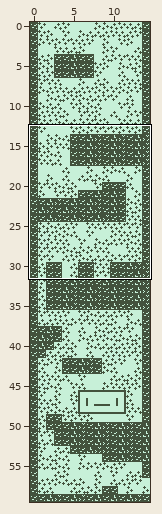
Tiled map: maps/map_test.tmx. Above, an overview of the earlier version with the close-up marked.
Close-up. Old version:
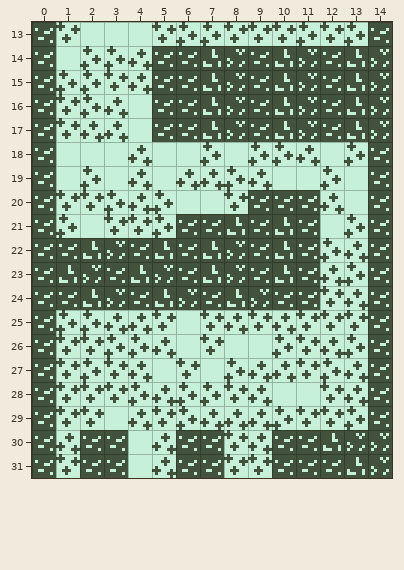
Cells are 8x8 px. Shown: x 0..14, y 13..31. The commit also changed other parts of the map, which this record leaves out.
New version:
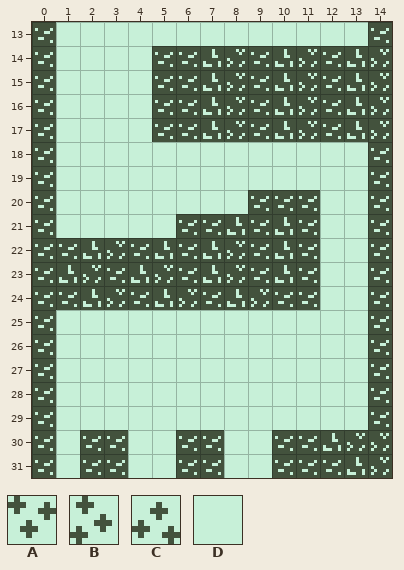
Key: from "sprite_sheet": A 45, B 46, C 47, D 51.
_ is an empty cell.
Changes in this commit:
Layer "Layer 1":
Tile D replaces tile A in row 13 at x 1, 5, 8 to 10 and 12; in row 15 at x 3; in rows 16 to 17 at x 1; in row 20 at x 1 to 2 and 8; in row 21 at x 3 to 4; in row 24 at x 12.
Tile D replaces tile A in row 25 at x 5, 7, 9 and 11 to 13; in row 26 at x 1 to 2, 7 and 11; in row 27 at x 1, 3, 6 and 11; in row 28 at x 1 to 3, 8 and 12; in row 29 at x 1 to 2, 5 and 11 to 12; in row 30 at x 8.
Tile D replaces tile A in row 31 at x 1 and 8 to 9.
Tile D replaces tile B in row 13 at x 6 to 7, 11 and 13; in row 14 at x 2 to 3; in row 15 at x 1 to 2; in row 16 at x 2; in row 18 at x 7, 9 to 10 and 13; in row 19 at x 2, 8 and 12.
Tile D replaces tile B in row 20 at x 3 and 5; in row 21 at x 1, 5 and 13; in row 22 at x 12; in row 23 at x 13; in row 25 at x 1 to 2; in row 26 at x 3 to 4, 10 and 13.
Tile D replaces tile B in row 27 at x 2, 8 and 12; in row 28 at x 4 and 6 to 7; in row 29 at x 6, 10 and 13.
Tile D replaces tile C in rows 14 to 15 at x 4; in row 16 at x 3; in row 17 at x 2 to 3; in row 18 at x 4 and 11; in row 19 at x 4, 6 to 7 and 9; in row 20 at x 4 and 12.
Tile D replaces tile C in row 22 at x 13; in row 23 at x 12; in row 24 at x 13; in row 25 at x 3 to 4, 8 and 10; in row 26 at x 5 and 12; in row 27 at x 4, 9 to 10 and 13.
Tile D replaces tile C in row 28 at x 5, 9 and 13; in row 29 at x 4 and 7 to 9; in row 30 at x 1, 5 and 9; in row 31 at x 5.
Where, in picture pixels (left, top, right, bottom), the same in both close-ups:
changed: (56, 22, 368, 478)
